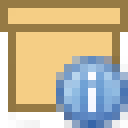
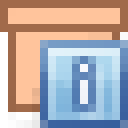
Before/after of a 128 x 128 layered artwork. What changed in the layer stack:
showed "Слой 3" over [32, 32, 128, 128]
added layer "Слой 15" above "Слой 14" over [0, 0, 128, 112]
hid "Слой 5" over [0, 0, 128, 112]
